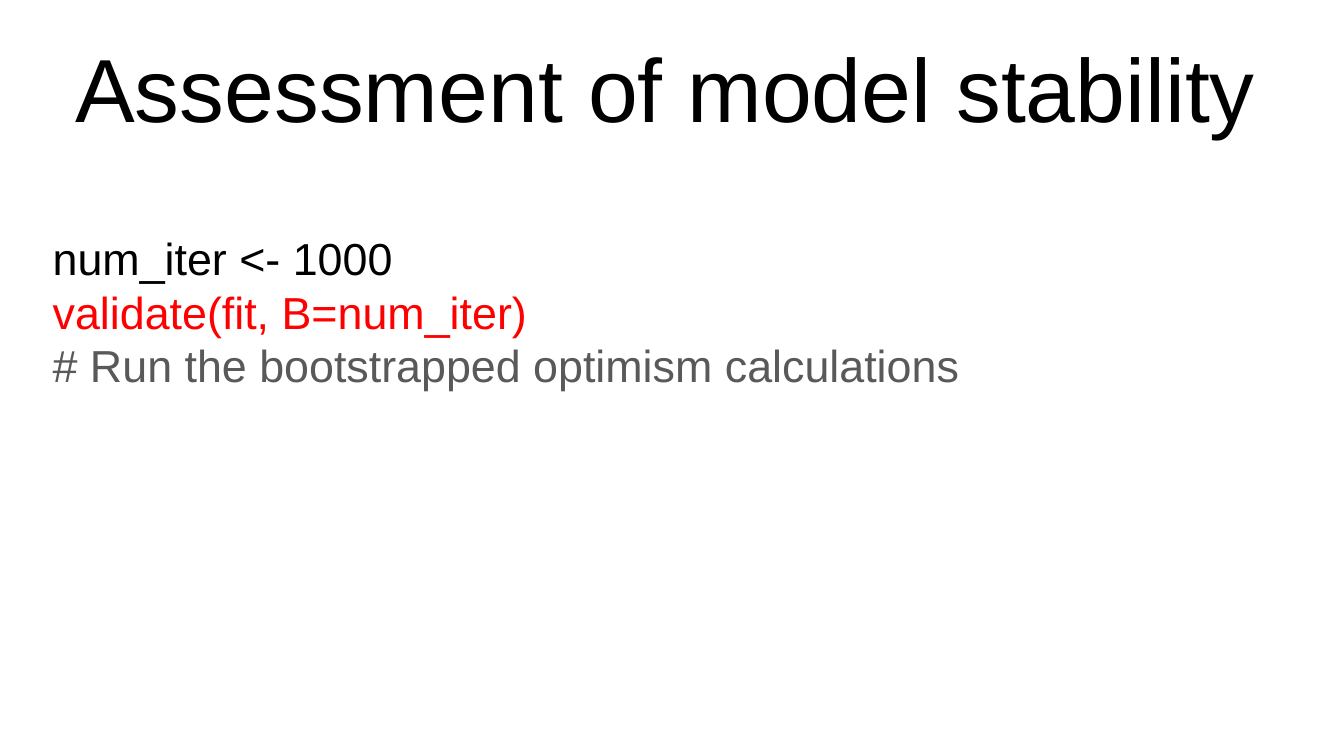
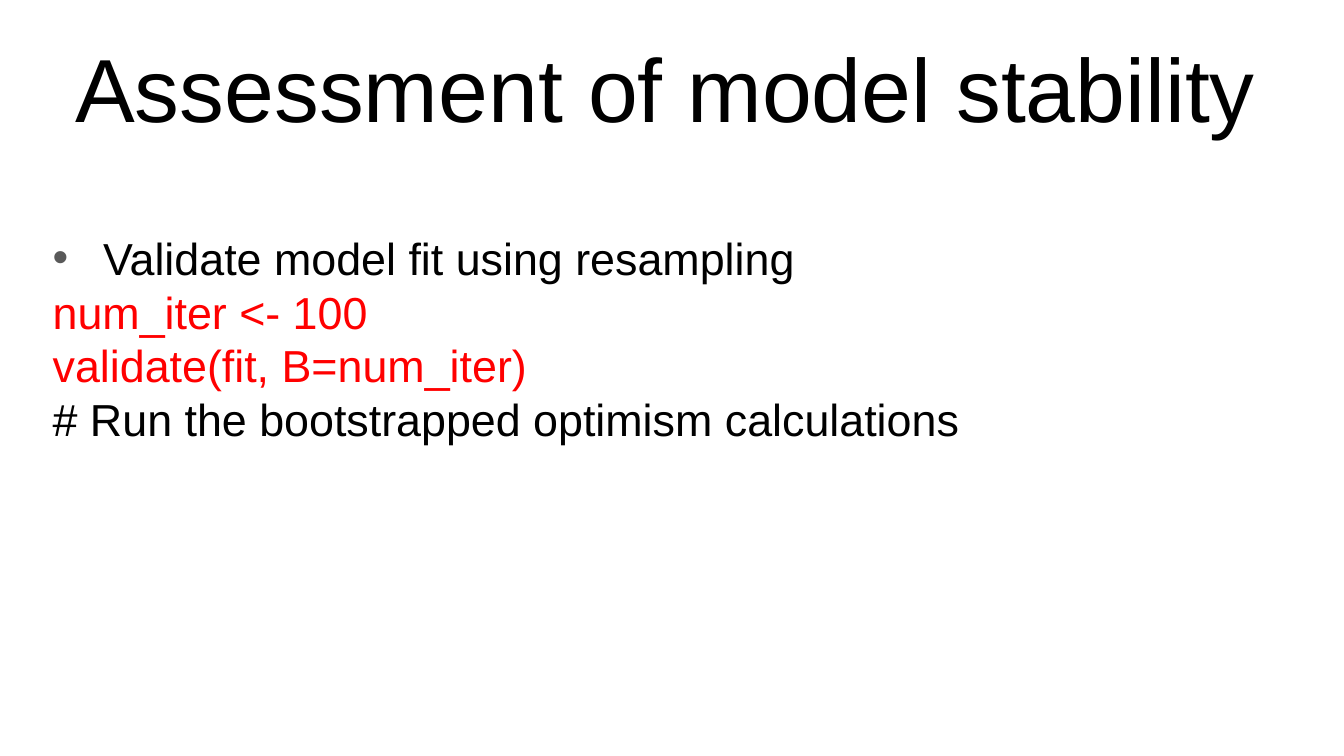
Before and after one commit to jinfuchen/R-model, a slide deck: slide 23 of R model.pptx (slide 19 before the commit). Drawn at 1344x756 pixels with LibreOffice and Linux fonts; fonts in the diff are those of the drawing. Boxes give left, top, right and bottom in pixels: in the first picture for what was removed or moved away, otherwise in the second. Text is boxed around its words. In the diff, an @@ line names an element or a change of style, - is before the commit and + after.

```diff
--- a/R model.pptx
+++ b/R model.pptx
@@ subtitle at bbox=[53, 242, 794, 338]: text changed @@
-num_iter <- 1000
+• Validate model fit using resampling
+num_iter <- 100
@@ subtitle at bbox=[90, 403, 959, 445]: text colour #595959 to #000000 in "# Run the bootstrapped optimism calculations" @@
```
Also in this commit, not shown: 12 other slides changed, 5 slides added, 1 other file.
